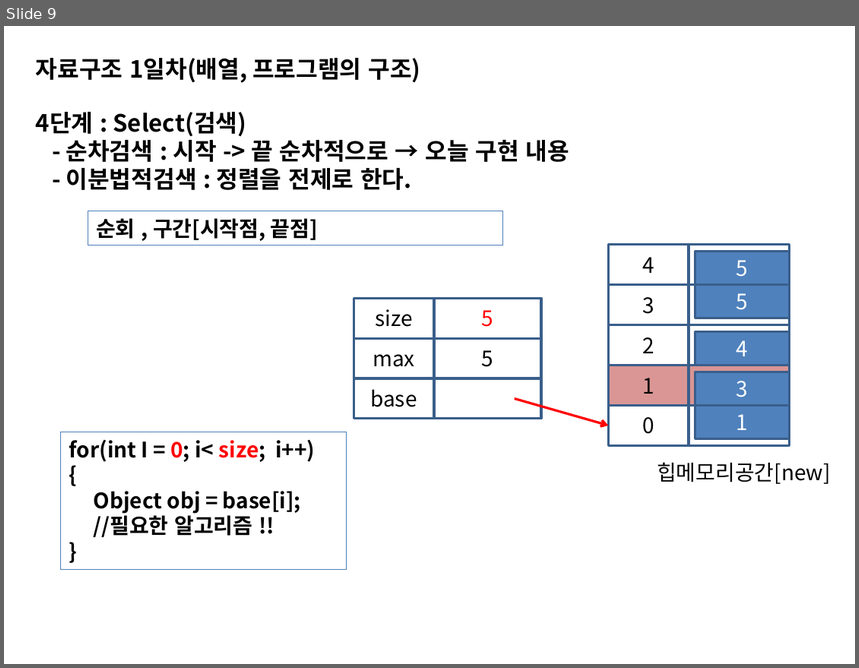
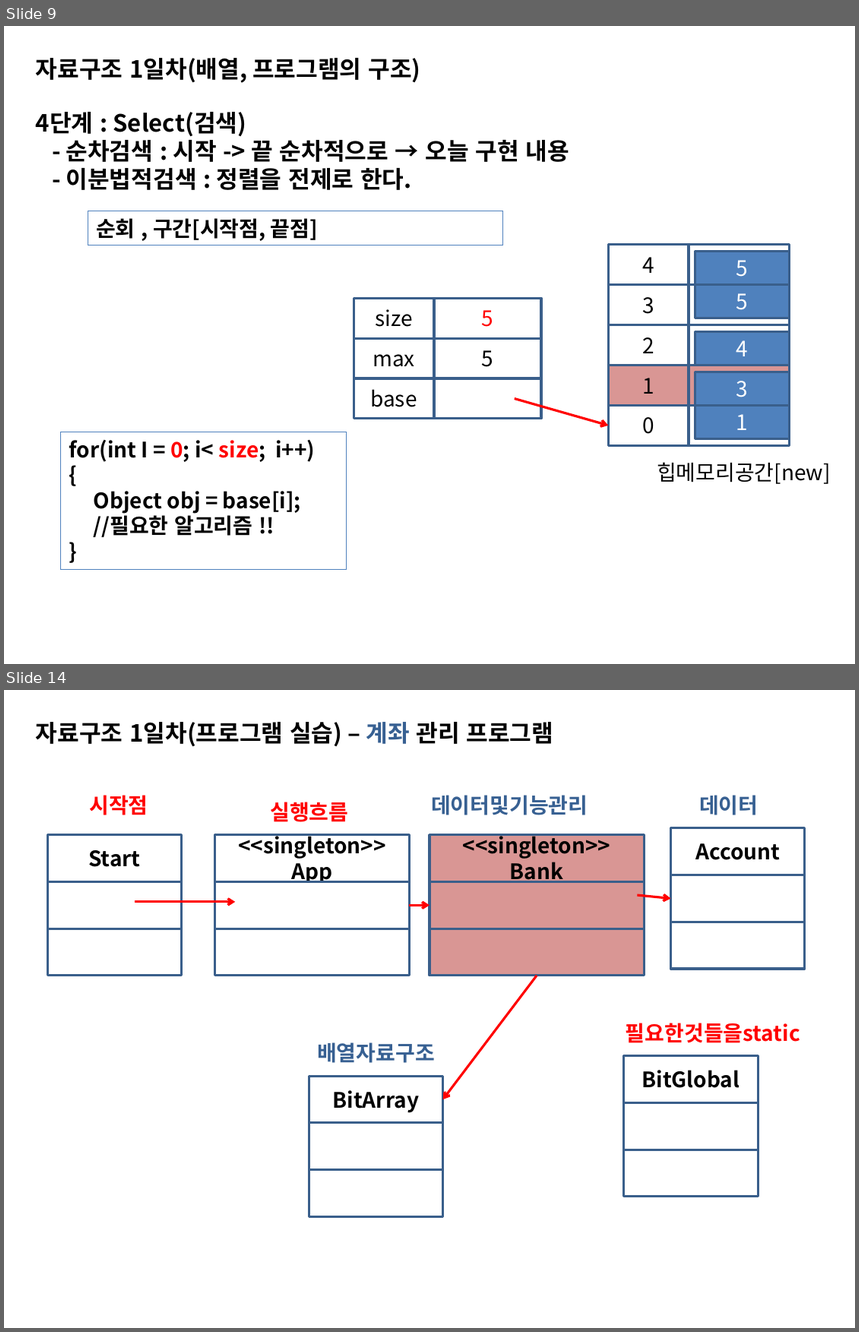
Before and after one commit to sing2song/TILDS, a slide deck: Java자료구조.pptx. Shown one above the other, each under a label of ours: slide 9 before the commit, slides 9 and 14 after it; the slides between them are not shown. The pictures are 859x668 and 859x1332 pixels, drawn with LibreOffice and Linux fonts; fonts in the diff are those of the drawing. Boxes give left, top, right and bottom in pixels: in the first picture for what was removed or moved away, otherwise in the second. Text is boxed around its words. In the diff, an @@ line names an element or a change of style, - is before the commit and + after.

```diff
--- a/Java자료구조.pptx
+++ b/Java자료구조.pptx
@@ slide 14 added at box(4, 690, 855, 1328), background #FFFFFF @@
@@ text added at box(36, 722, 554, 746), 20 pt, text #000000, bold @@
+자료구조 1일차(프로그램 실습) – 계좌 관리 프로그램
@@ text added at box(89, 795, 148, 815), 18 pt, text #FF0000, bold @@
+시작점
@@ text added at box(270, 802, 348, 822), 18 pt, text #FF0000, bold @@
+실행흐름
@@ text added at box(431, 795, 588, 815), 18 pt, text #376092, bold @@
+데이터및기능관리
@@ text added at box(699, 795, 758, 815), 18 pt, text #376092, bold @@
+데이터
@@ rectangle added at box(47, 834, 181, 882), fill #FFFFFF, outline #3A5F8C 2 pt, 18 pt, text #000000, bold @@
+Start
@@ rectangle added at box(215, 834, 409, 882), fill #FFFFFF, outline #3A5F8C 2 pt, 18 pt, text #000000, bold @@
+<<singleton>>
+App
@@ rectangle added at box(430, 834, 644, 882), fill #D99694, outline #3A5F8C 2 pt, 18 pt, text #000000, bold @@
+<<singleton>>
+Bank
@@ rectangle added at box(671, 828, 804, 875), fill #FFFFFF, outline #3A5F8C 2 pt, 18 pt, text #000000, bold @@
+Account
@@ rectangle added at box(47, 882, 181, 929), fill #FFFFFF, outline #3A5F8C 2 pt @@
@@ rectangle added at box(215, 882, 409, 929), fill #FFFFFF, outline #3A5F8C 2 pt @@
@@ rectangle added at box(430, 882, 644, 929), fill #D99694, outline #3A5F8C 2 pt @@
@@ rectangle added at box(671, 875, 804, 923), fill #FFFFFF, outline #3A5F8C 2 pt @@
@@ arrow added from (135, 902) to (236, 902), #FF0000 2 pt @@
@@ arrow added from (409, 905) to (430, 905), #FF0000 2 pt @@
@@ arrow added from (637, 895) to (671, 898), #FF0000 2 pt @@
@@ rectangle added at box(47, 929, 181, 976), fill #FFFFFF, outline #3A5F8C 2 pt @@
@@ rectangle added at box(215, 929, 409, 976), fill #FFFFFF, outline #3A5F8C 2 pt @@
@@ rectangle added at box(430, 929, 644, 976), fill #D99694, outline #3A5F8C 2 pt @@
@@ rectangle added at box(671, 923, 804, 969), fill #FFFFFF, outline #3A5F8C 2 pt @@
@@ arrow added from (537, 976) to (443, 1100), #FF0000 2 pt @@
@@ text added at box(626, 1023, 800, 1043), 18 pt, text #FF0000, bold @@
+필요한것들을static
@@ text added at box(317, 1043, 435, 1063), 18 pt, text #376092, bold @@
+배열자료구조
@@ rectangle added at box(309, 1076, 443, 1123), fill #FFFFFF, outline #3A5F8C 2 pt, 18 pt, text #000000, bold @@
+BitArray
@@ rectangle added at box(623, 1056, 757, 1103), fill #FFFFFF, outline #3A5F8C 2 pt, 18 pt, text #000000, bold @@
+BitGlobal
@@ rectangle added at box(623, 1103, 757, 1150), fill #FFFFFF, outline #3A5F8C 2 pt @@
@@ rectangle added at box(309, 1123, 443, 1170), fill #FFFFFF, outline #3A5F8C 2 pt @@
@@ rectangle added at box(623, 1150, 757, 1196), fill #FFFFFF, outline #3A5F8C 2 pt @@
@@ rectangle added at box(309, 1170, 443, 1217), fill #FFFFFF, outline #3A5F8C 2 pt @@
```
Also in this commit, not shown: 2 slides changed, 6 other slides added, 3 other files.
